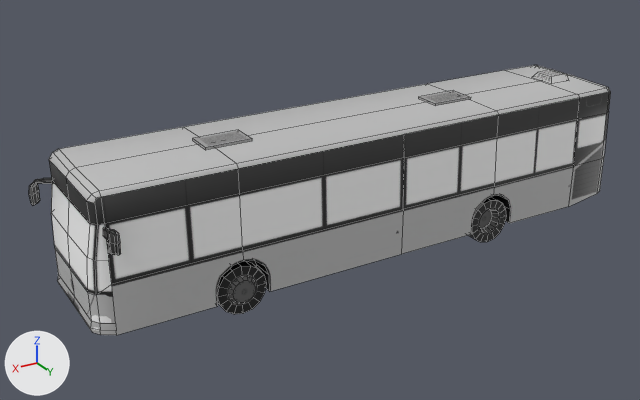
A saved change to the FBX model assets/vehicles/bus.fbx.
Camera for both pictures: a 50 mm camera at (9.27, 14.08, 8.32) aimed at (0.75, -0.13, 1.22). The lights are fixed; the arrows at lower left show +X, +Y and +Z. Mesh edges are drawn as thin lines. Vertices at the same position are counted once.

Objects in the first picture: 'Car_Bus #lod0'.
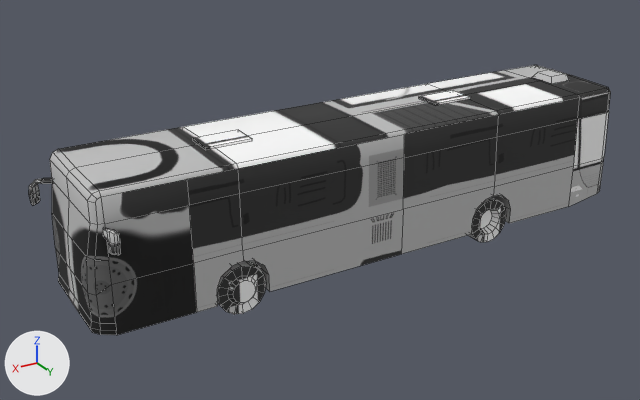
Boxes [x1, y1, x2, y2] around the edits, measured in the pictures (640 x 400 px):
part 1 of me_cube_014, built on: before [49, 153, 243, 335]; after [50, 153, 243, 335]
part 2 of me_cube_014, surface changed: [29, 68, 611, 335] in both

Edits to the bpy script that builds the scene:
```text
Change me_cube_014:
    used by ob_car_bus__lod0; location = (0.0, 0.0, 0.0)
    remove me_cube_014.from_pydata(...)  # 577 vertices, 471 faces; spans x -6.03..6.2, y -1.34..1.6, z -0.01..3.06
    add me_cube_014.from_pydata(...)  # 583 vertices, 476 faces; spans x -6.03..6.2, y -1.34..1.6, z -0.01..3.06
    me_cube_014 part 1
    9 faces are deleted
    7 vertices in x 5.79..5.94, y -1.08..1.08, z 0.33..2.79 move by (-0.01, 0.0, 0.0)
    8 vertices move from x 5.66..5.87, y -1.21..1.21, z 1.75..2.83 to x 5.65..5.87, y -1.21..1.21, z 1.75..2.81
    1 vertex is added at (-1.67, -1.22, 2.84)
    5 new vertices lie (-1.46, 0.0, 0.0) away from vertices in x 5.59, y -1.22..1.28, z 0.33..2.84
    14 new faces join them
    me_cube_014 part 2: 462 kept faces spanning x -6.03..6.2, y -1.34..1.6, z -0.01..3.06 get new texture (UV) coordinates
```
